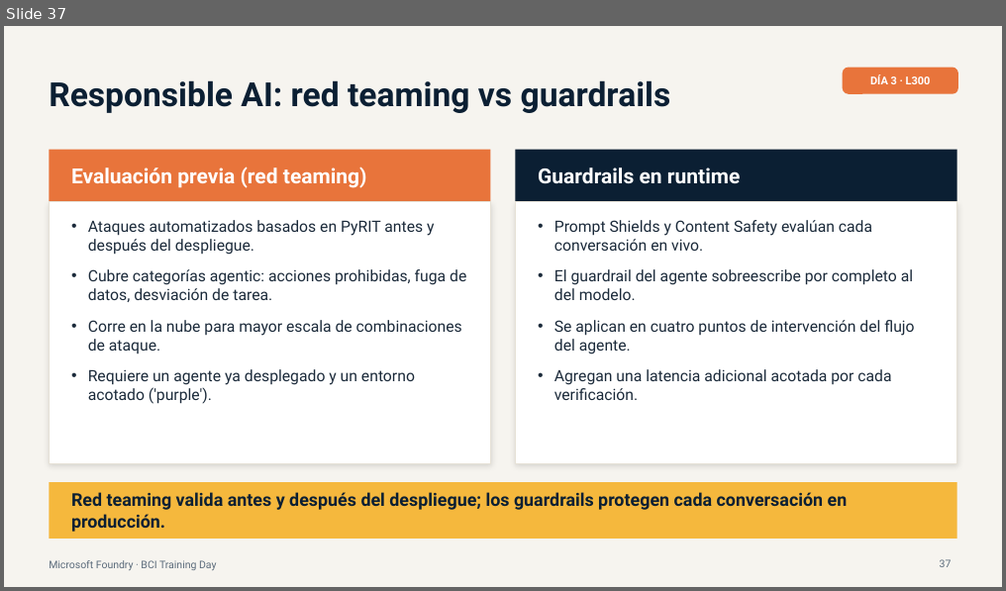
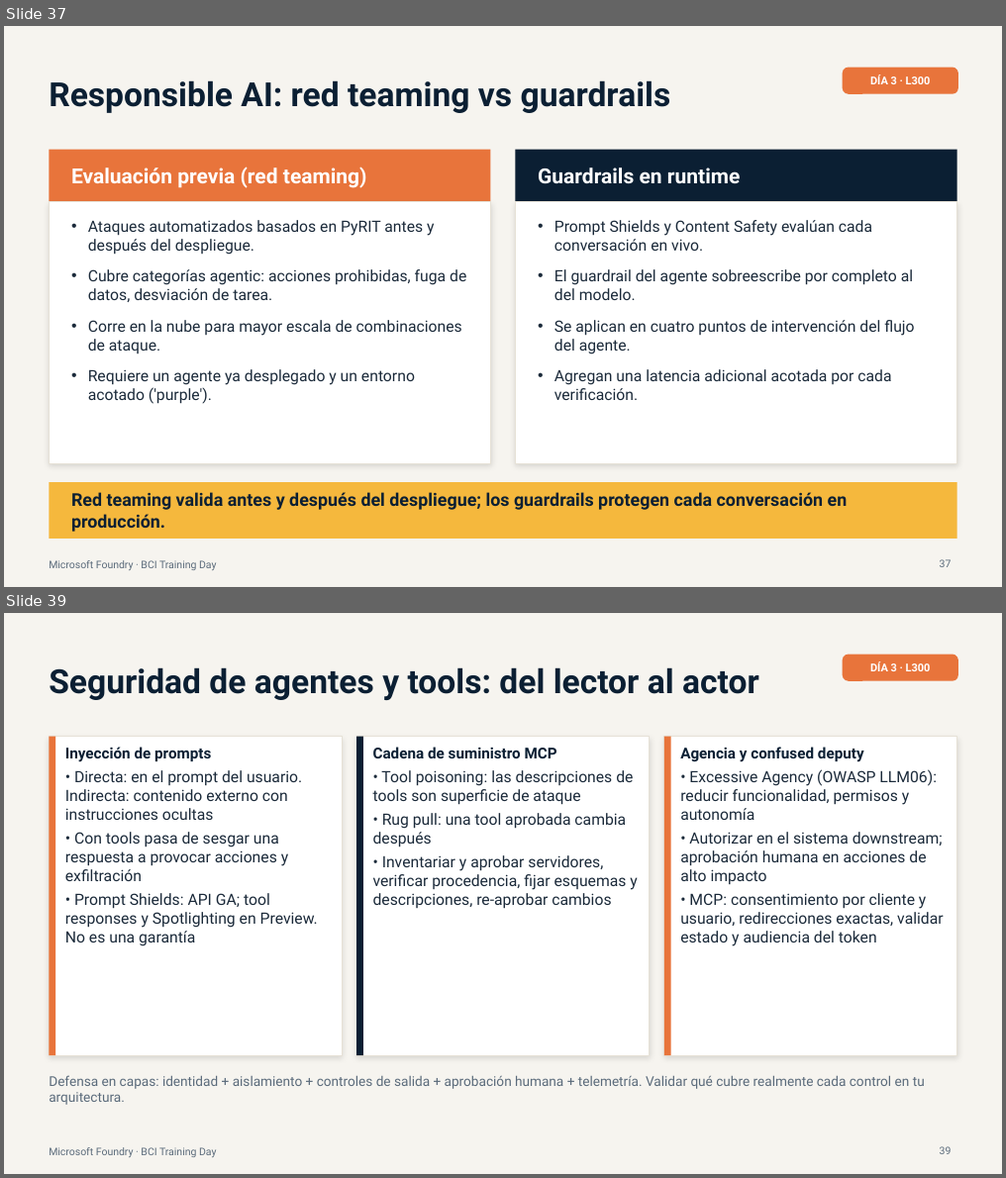
Before and after one commit to valegrajales/bci_workshop, a slide deck: presentaciones/BCI_Foundry_Dia3_L300_Produccion_Gobierno.pptx. Shown one above the other, each under a label of ours: slide 37 before the commit, slides 37 and 39 after it; the slides between them are not shown. The pictures are 1006x591 and 1006x1178 pixels, drawn with LibreOffice and Linux fonts; fonts in the diff are those of the drawing. Boxes give left, top, right and bottom in pixels: in the first picture for what was removed or moved away, otherwise in the second. Text is boxed around its words. In the diff, an @@ line names an element or a change of style, - is before the commit and + after.

```diff
--- a/presentaciones/BCI_Foundry_Dia3_L300_Produccion_Gobierno.pptx
+++ b/presentaciones/BCI_Foundry_Dia3_L300_Produccion_Gobierno.pptx
@@ slide 39 added at (4,613,1002,1174), background #F6F4EF @@
@@ text added at (49,667,759,700), 32 pt, text #0B1F33, bold @@
+Seguridad de agentes y tools: del lector al actor
@@ rounded rectangle added at (843,655,958,681), fill #E8743B @@
@@ text added at (870,662,931,671), 10.5 pt, text #FFFFFF, bold @@
+DÍA 3 · L300
@@ rectangle added at (49,737,342,1057), fill #FFFFFF, outline #E6E1D6 0.75 pt @@
@@ rectangle added at (49,737,55,1057), fill #E8743B @@
@@ text added at (65,747,318,947), 15 pt, text #1B2A3A @@
+Inyección de prompts
+• Directa: en el prompt del usuario. Indirecta: contenido externo con instrucciones ocultas
+• Con tools pasa de sesgar una respuesta a provocar acciones y exfiltración
+• Prompt Shields: API GA; tool responses y Spotlighting en Preview. No es una garantía
@@ rectangle added at (356,737,649,1057), fill #FFFFFF, outline #E6E1D6 0.75 pt @@
@@ rectangle added at (356,737,363,1057), fill #0B1F33 @@
@@ text added at (373,747,637,909), 15 pt, text #1B2A3A @@
+Cadena de suministro MCP
+• Tool poisoning: las descripciones de tools son superficie de ataque
+• Rug pull: una tool aprobada cambia después
+• Inventariar y aprobar servidores, verificar procedencia, fijar esquemas y descripciones, re-aprobar cambios
@@ rectangle added at (664,737,957,1057), fill #FFFFFF, outline #E6E1D6 0.75 pt @@
@@ rectangle added at (664,737,671,1057), fill #E8743B @@
@@ text added at (680,747,943,947), 15 pt, text #1B2A3A @@
+Agencia y confused deputy
+• Excessive Agency (OWASP LLM06): reducir funcionalidad, permisos y autonomía
+• Autorizar en el sistema downstream; aprobación humana en acciones de alto impacto
+• MCP: consentimiento por cliente y usuario, redirecciones exactas, validar estado y audiencia del token
@@ text added at (49,1075,925,1105), 13 pt, text #5B6B7B @@
+Defensa en capas: identidad + aislamiento + controles de salida + aprobación humana + telemetría. Validar qué cubre realmente cada control en tu arquitectura.
@@ page number added at (940,1147,951,1155), 10 pt, text #5B6B7B @@
+39
@@ text added at (49,1148,216,1157), 10 pt, text #5B6B7B @@
+Microsoft Foundry · BCI Training Day
```
Also in this commit, not shown: 4 other slides added.
